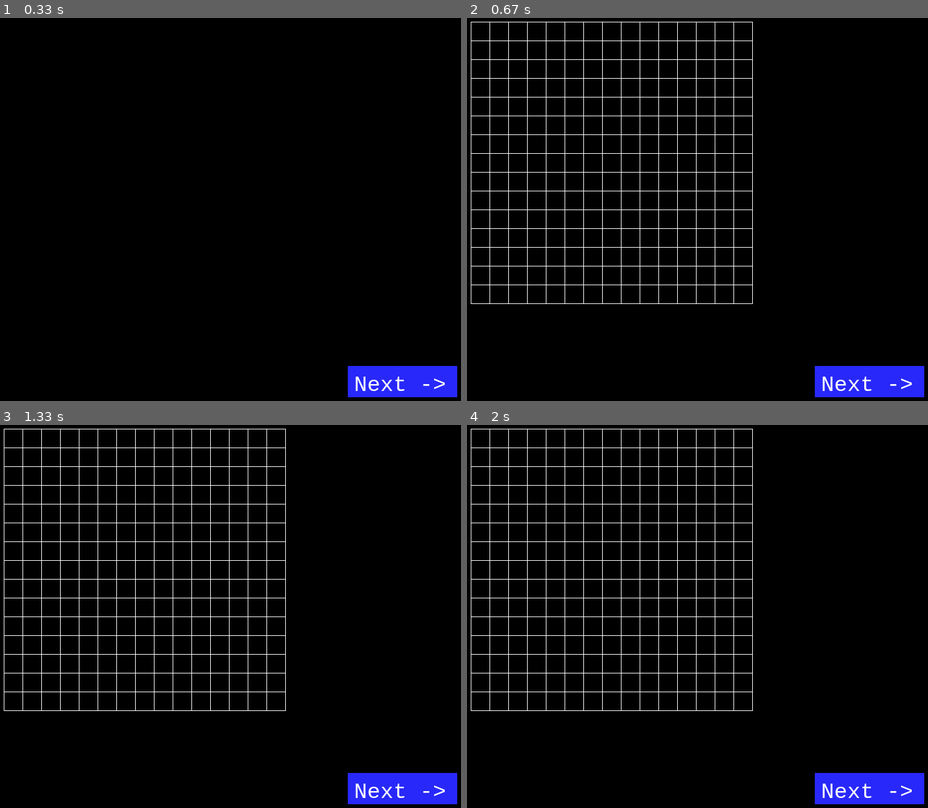
Above: before the commit, frames 1-4 (two rows, left to right).
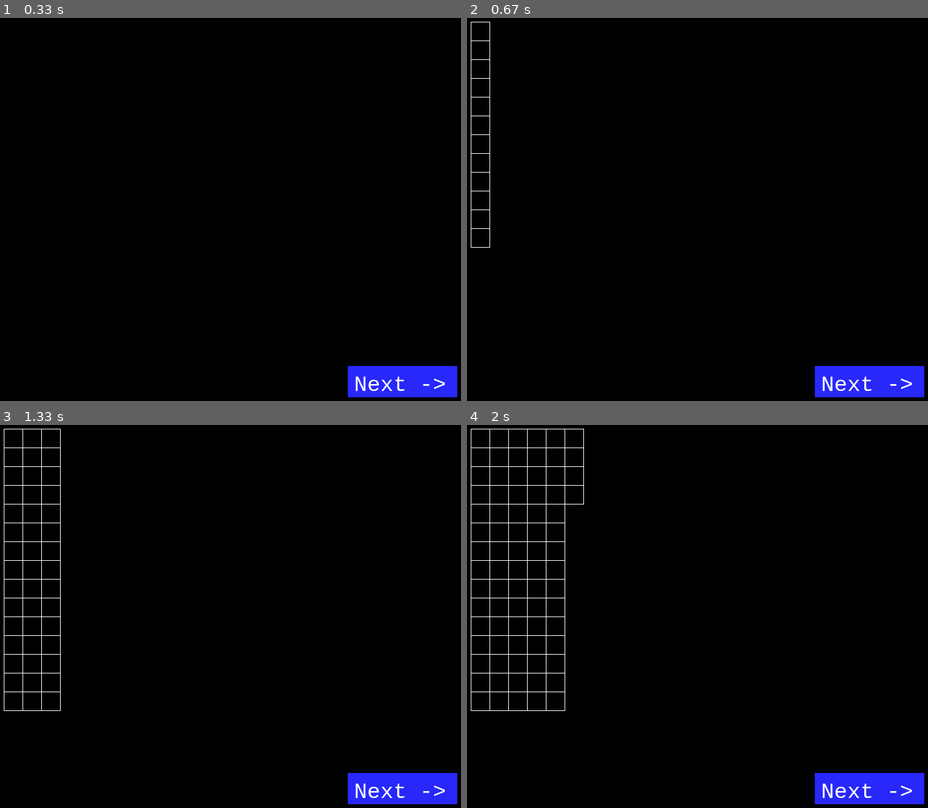
Above: after the commit, the same moments.

Repository: beandrea/pygameMazeSolver
Game: pygame game, started from main.py
Two runs of this game, one before a commit and one after it. Both use one fixed random seed, a clock stepped at 60 frames per second and the inputs below.
Inputs (mouse positions are in pixels of both pictures, inside the frame that each line leads up to):
- Up to frame 1 (0.33 s): no input
- Up to frame 2 (0.67 s): click (868, 381) at 0.38 s
- Up to frame 3 (1.33 s): no input
- Up to frame 4 (2 s): no input

Frame 1 is identical in both runs. In frame 2, 2.9% of the frame differs, in the area x 0-63%, y 0-75%; in frame 3, 2.4%; in frame 4, 2.0%.

Commit message:
Animation added and screen fixed

Diff:
--- a/main.py
+++ b/main.py
@@ -25,7 +25,7 @@
                     maze.solve()
 
                 if maze.state == maze.stateList[1]:
-                    screen.fill((0, 0, 0))
+                    # screen.fill((0, 0, 0))
                     maze.break_entrance_and_exit()
 
                     maze.break_walls_r(0, 0)
--- a/maze.py
+++ b/maze.py
@@ -39,6 +39,8 @@
         x2 = x1 + self.__cell_size_x
         y2 = y1 + self.__cell_size_y
         self.__cells[i][j].draw(x1, y1, x2, y2)
+        pygame.display.update()
+        pygame.time.wait(20)
 
     def break_entrance_and_exit(self):
         self.__cells[0][0].has_top_wall = False
@@ -89,6 +91,8 @@
                 cell.visited = False
 
     def solve_r(self, i, j):
+        pygame.display.update()
+        pygame.time.wait(20)
         self.__cells[i][j].visited = True
 
         if i == self.__num_cols - 1 and j == self.__num_rows - 1:
